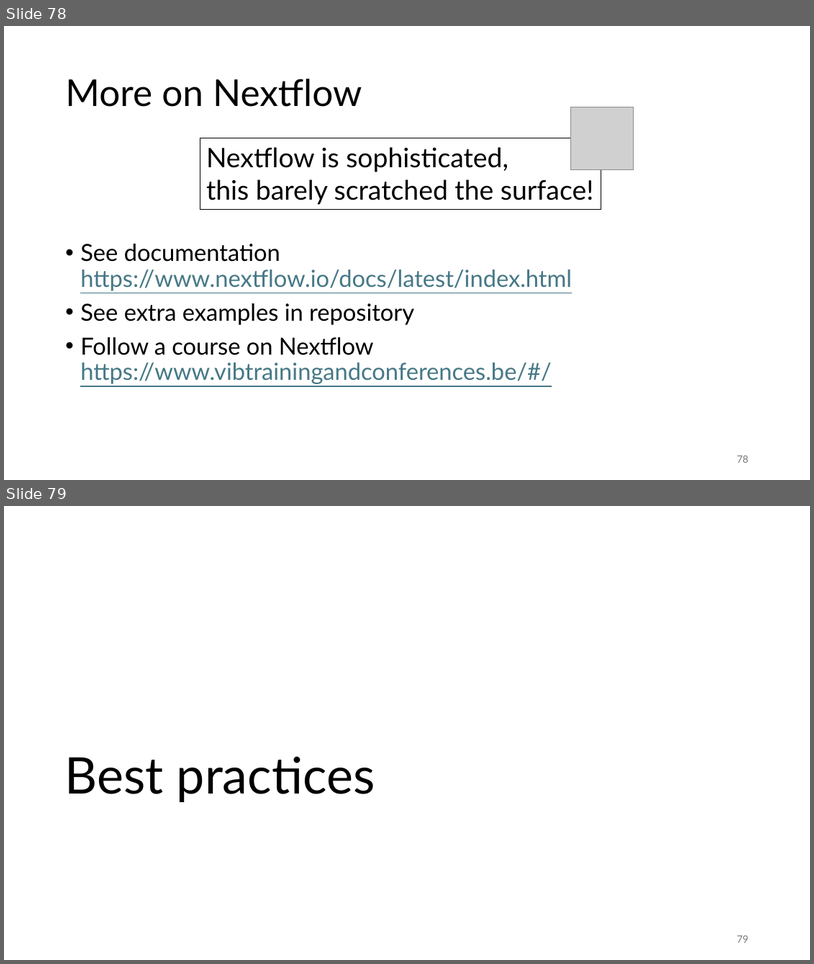
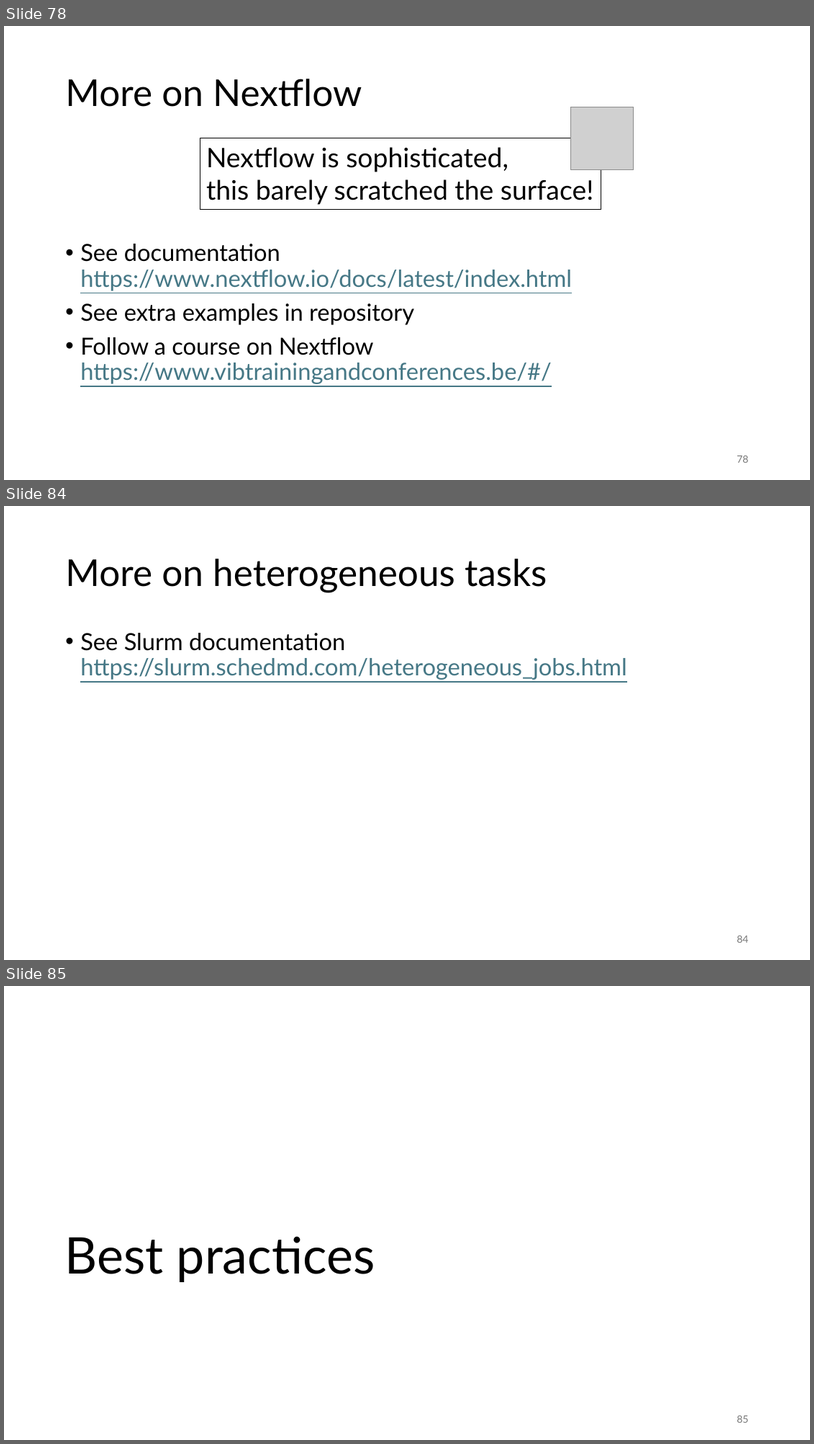
Before and after one commit to gjbex/Workflows-for-HPC, a slide deck: workflow_for_HPC.pptx. Shown one above the other, each under a label of ours: slides 78 and 79 before the commit, slides 78, 84 and 85 after it; the slides between them are not shown. The pictures are 814x964 and 814x1444 pixels, drawn with LibreOffice and Linux fonts; fonts in the diff are those of the drawing; grey boxes stand for pictures. Boxes give left, top, right and bottom in pixels: in the first picture for what was removed or moved away, otherwise in the second. Text is boxed around its words. In the diff, an @@ line names an element or a change of style, - is before the commit and + after.

Commit message:
Add section on heterogeneous jobs

```diff
--- a/workflow_for_HPC.pptx
+++ b/workflow_for_HPC.pptx
@@ slide 84 added at box(4, 506, 810, 960), background #FFFFFF @@
@@ title added at box(65, 559, 547, 592), 44 pt, text #000000 @@
+More on heterogeneous tasks
@@ text added at box(80, 633, 627, 680), 28 pt, text #467886, underline @@
+• See Slurm documentation
+  https://slurm.schedmd.com/heterogeneous_jobs.html
@@ page number added at box(737, 935, 748, 942), 12 pt, text #797979 @@
+84
@@ what was slide 79 is now slide 85 @@
@@ page number at box(737, 1415, 748, 1422): text changed @@
-79
+85
```
Also in this commit, not shown: 5 other slides added.
